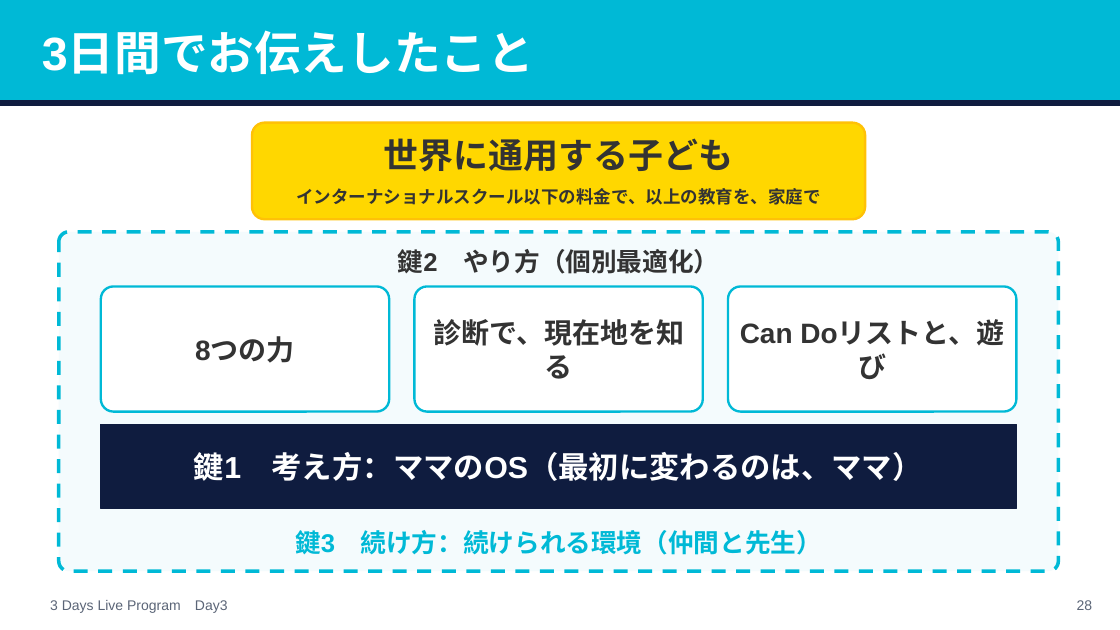
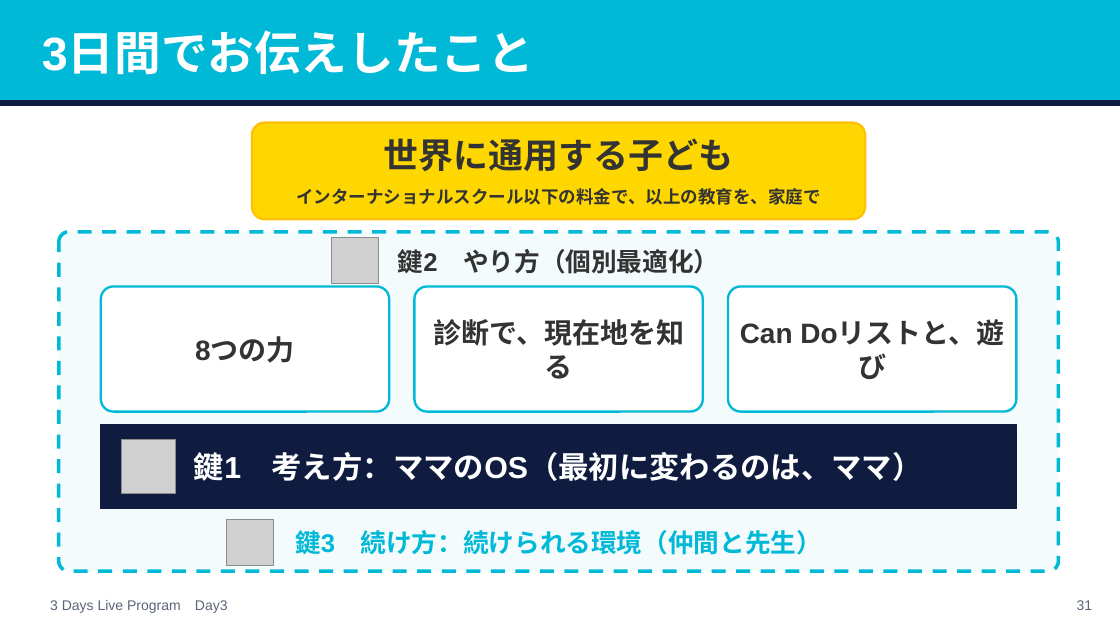
Before and after one commit to tanakayuc/static-pages, a slide deck: slide 31 of pigmarion-homeinter-3days-live/day3/v2/homeinter-day3-v2.pptx (slide 28 before the commit). Drawn at 1120x630 pixels with LibreOffice and Linux fonts; fonts in the diff are those of the drawing; grey boxes stand for pictures. Boxes give left, top, right and bottom in pixels: in the first picture for what was removed or moved away, otherwise in the second. Text is boxed around its words. In the diff, an @@ line names an element or a change of style, - is before the commit and + after.

```diff
--- a/pigmarion-homeinter-3days-live/day3/v2/homeinter-day3-v2.pptx
+++ b/pigmarion-homeinter-3days-live/day3/v2/homeinter-day3-v2.pptx
@@ picture added at (332,238,378,284) @@
@@ picture added at (122,439,176,493) @@
@@ picture added at (227,519,273,565) @@
@@ page number at (1077,600,1093,610): text changed @@
-28
+31
```
Also in this commit, not shown: 3 other slides changed, 4 slides added, 1 slide removed, 35 other files.
